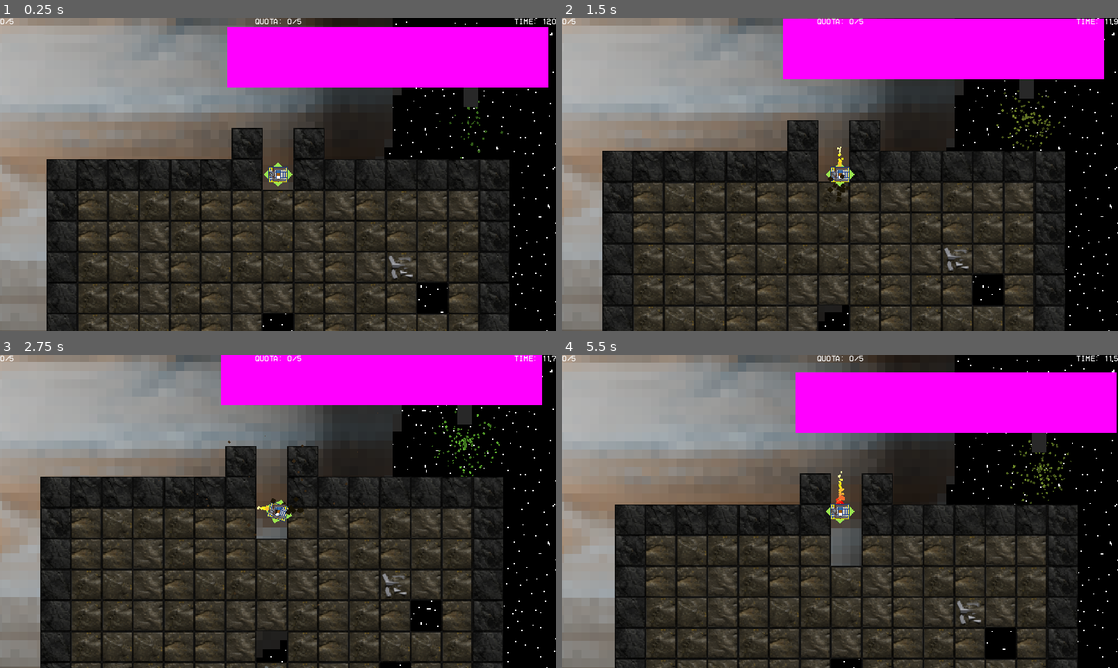
Above: before the commit, frames 1-4 (two rows, left to right).
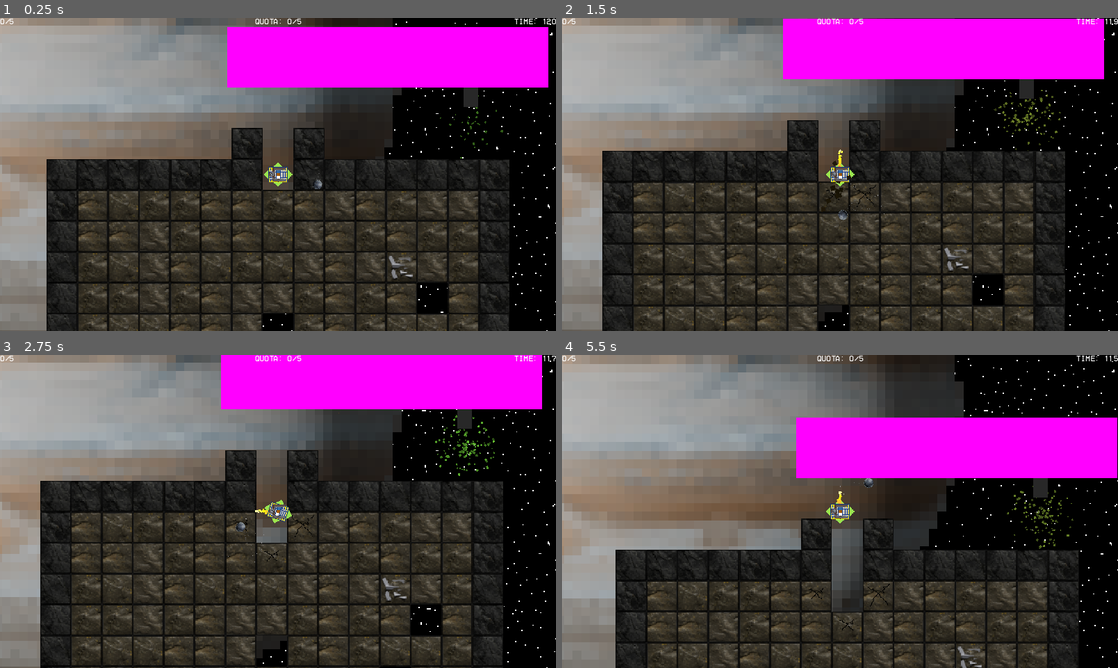
Above: after the commit, the same moments.

Repository: MissionToPsyche-Iridium/iridium_21q_web_game-csu
Game: Godot game, scene res://Scenes/pre.tscn
The game is run twice, just before and just after one commit, with the same random seed, the same clock (stepped at 60 frames per second) and the same inputs.
Inputs (mouse positions are in pixels of both pictures, inside the frame that each line leads up to):
- Up to frame 1 (0.25 s): no input
- Up to frame 2 (1.5 s): move the mouse to (962, 158) at 0.52 s; hold D (right) 0.53-1.28 s; tap Space (Leave) at 0.6, 1.35 s; move the mouse to (728, 190) at 1.27 s; hold S (down) from 1.28 s (still down)
- Up to frame 3 (2.75 s): move the mouse to (333, 442) at 2.02 s; release S (down) at 2.03 s; hold D (right) from 2.03 s (still down); tap Space (Leave) at 2.1 s
- Up to frame 4 (5.5 s): move the mouse to (812, 574) at 2.77 s; release D (right) at 2.78 s; hold W (up) 2.78-3.53 s; tap Space (Leave) every 0.75 s from 2.85 to 5.1 s; move the mouse to (1006, 558) at 3.52 s; hold A (left) 3.53-5.03 s; move the mouse to (673, 464) at 4.27 s; move the mouse to (867, 511) at 5.02 s; hold S (down) from 5.03 s (still down)

The runs differ from the first frame. In frame 1, less than 0.1% of the frame differs, in the area x 56-91%, y 24-55%; in frame 2, 0.5%; in frame 3, 13%; in frame 4, 38%, in the area x 0-100%, y 1-100%.

Commit message:
Edit to how the drone damages blocks

Diff:
--- a/Assets/items/advanced/defs/pluto.gd
+++ b/Assets/items/advanced/defs/pluto.gd
@@ -6,8 +6,8 @@
 func _init() -> void:
 	name = "Pluto"
 	tooltip = "It's a planet in our hearts..."
-	effecttext = ["[color=green]Adds a orbital planet[/color] to the drone that damages blocks around it."]
-	rarity = 2
+	effecttext = ["[color=green]Adds a planet that orbits around the drone[/color] that damages blocks that touch it. Scales with [50%] of your drill speed."]
+	rarity = 1
 	sprite = preload("res://Assets/items/images/extra/pluto.png")
 	maxstacks = 1
 	price = 10
--- a/Assets/items/advanced/scenes/pluto.tscn
+++ b/Assets/items/advanced/scenes/pluto.tscn
@@ -6,13 +6,53 @@
 
 [sub_resource type="CircleShape2D" id="CircleShape2D_jrjrf"]
 
+[sub_resource type="Gradient" id="Gradient_gq1p5"]
+colors = PackedColorArray(0.212305, 0.212305, 0.212305, 1, 0.674815, 0.674815, 0.674815, 1)
+
+[sub_resource type="Animation" id="Animation_lhcq3"]
+resource_name = "spin"
+length = 0.5
+tracks/0/type = "value"
+tracks/0/imported = false
+tracks/0/enabled = true
+tracks/0/path = NodePath(".:rotation")
+tracks/0/interp = 1
+tracks/0/loop_wrap = true
+tracks/0/keys = {
+"times": PackedFloat32Array(0, 0.5),
+"transitions": PackedFloat32Array(1, 1),
+"update": 0,
+"values": [-1.5708, 4.71239]
+}
+
+[sub_resource type="Animation" id="Animation_jfpqx"]
+length = 0.001
+tracks/0/type = "value"
+tracks/0/imported = false
+tracks/0/enabled = true
+tracks/0/path = NodePath(".:rotation")
+tracks/0/interp = 1
+tracks/0/loop_wrap = true
+tracks/0/keys = {
+"times": PackedFloat32Array(0),
+"transitions": PackedFloat32Array(1),
+"update": 0,
+"values": [-1.5708]
+}
+
+[sub_resource type="AnimationLibrary" id="AnimationLibrary_7mqv8"]
+_data = {
+"RESET": SubResource("Animation_jfpqx"),
+"spin": SubResource("Animation_lhcq3")
+}
+
 [node name="Node2D" type="Node2D"]
 script = ExtResource("1_763ik")
 
 [node name="ShapeCast2D" type="ShapeCast2D" parent="."]
 position = Vector2(84, -1.81899e-12)
 rotation = -1.5708
-scale = Vector2(1.72, 1.84)
+scale = Vector2(0.96, 1.027)
 shape = SubResource("CircleShape2D_jrjrf")
 target_position = Vector2(0, 0)
 script = ExtResource("2_jtmhg")
@@ -34,3 +74,9 @@
 angle_max = 90.0
 scale_amount_min = 0.75
 scale_amount_max = 2.0
+color_ramp = SubResource("Gradient_gq1p5")
+
+[node name="AnimationPlayer" type="AnimationPlayer" parent="ShapeCast2D/Sprite2D"]
+libraries = {
+"": SubResource("AnimationLibrary_7mqv8")
+}
--- a/Assets/items/advanced/scripts/f_pluto.gd
+++ b/Assets/items/advanced/scripts/f_pluto.gd
@@ -1,4 +1,6 @@
 extends ShapeCast2D
+
+@onready var spin: AnimationPlayer = $Sprite2D/AnimationPlayer
 
 # Called when the node enters the scene tree for the first time.
 func _ready() -> void:
@@ -7,6 +9,7 @@
 
 func _physics_process(delta: float) -> void:
 	if is_colliding():
+
 		var collisions: int = get_collision_count()
 		for i in range(collisions):
 			var tile = get_collider(i)
@@ -21,7 +24,8 @@
 					canmine = tilemapdata.get_custom_data("can_mine")
 				if !canmine:
 					return
-				tile.damage_tile(tilepos) #Damage tile at pos.
+				tile.damage_tile(tilepos, Dronestats.drillspeed/2) #Damage tile at pos.
+				spin.play("spin")
 			pass
 	pass
 	if !is_colliding():
--- a/scripts/drill.gd
+++ b/scripts/drill.gd
@@ -20,7 +20,7 @@
 			if !canmine:
 				return
 			particles.emitting = true
-			tile.damage_tile(tilepos) #Damage tile at pos.
+			tile.damage_tile(tilepos, Dronestats.drillspeed) #Damage tile at pos.
 		pass
 	pass
 	if !is_colliding():
--- a/scripts/dronestats.gd
+++ b/scripts/dronestats.gd
@@ -16,7 +16,7 @@
 @onready var rerollcost: int = 5 #Base reroll cost, inc by 2 every reroll.
 @onready var rerollinc: int = 2 #Inc reroll cost.
 
-@onready var boughtitems: Array = []
+@onready var boughtitems: Array = [Pluto.new()]
 #Edit this if you need to test new active items, for example...
 #@onready var boughtitems: Array = [Sweeper.new()]
 #Mostly need this to make sure we respect stack limits, opens design space, etc...
--- a/scripts/mine.gd
+++ b/scripts/mine.gd
@@ -66,12 +66,12 @@
 var damagedtiles: Array = [] #Array list of every tile we have damaged.
 #Uses the new
 
-func damage_tile(coords: Vector2):
+func damage_tile(coords: Vector2, dmg: float):
 	#var data: TileData = get_cell_tile_data(coords) #Get our tile data.
 	for bundle in get_children(): #Check to see if we have already hit that tile.
 		if bundle is RockTimer:
 			if bundle.cords == coords:
-				bundle.hitpoints -= Dronestats.drillspeed #Update THAT bundle.
+				bundle.hitpoints -= dmg #Update THAT bundle.
 				return
 	#Otherwise, its a new bundle
 	#Important to note that the bundles auto remove when there HP is less then or = to 0.
Not shown: 1 places in Assets/items/advanced/scenes/pluto.tscn that only renumber resources
Binary file changed: Assets/items/images/LuckyEgg.png
